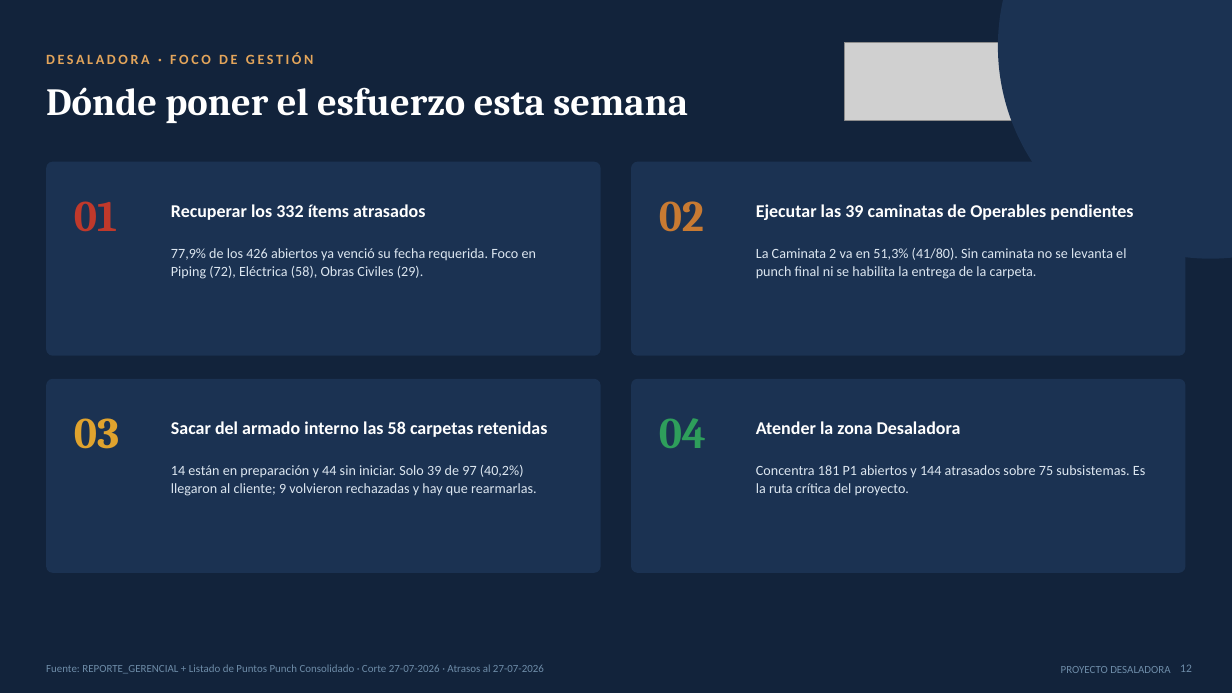
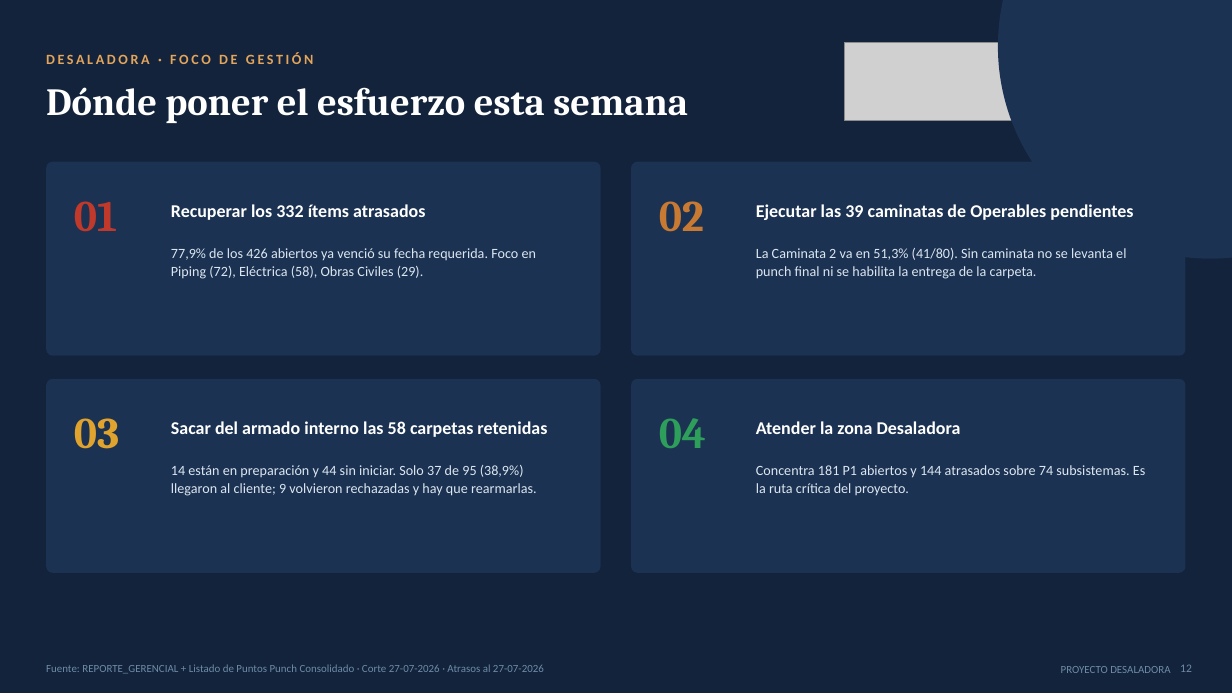
Before and after one commit to tdkvalex/Dashboard-HSEQ, a slide deck: slide 12 of panel_control_TOP_P1/Panel_Control_TOP_P1.pptx. Drawn at 1232x693 pixels with LibreOffice and Linux fonts; fonts in the diff are those of the drawing; grey boxes stand for pictures. Boxes give left, top, right and bottom in pixels: in the first picture for what was removed or moved away, otherwise in the second. Text is boxed around its words. In the diff, an @@ line names an element or a change of style, - is before the commit and + after.

```diff
--- a/panel_control_TOP_P1/Panel_Control_TOP_P1.pptx
+++ b/panel_control_TOP_P1/Panel_Control_TOP_P1.pptx
@@ text at <box>171,465,537,496</box>: text changed @@
-14 están en preparación y 44 sin iniciar. Solo 39 de 97 (40,2%) llegaron al cliente; 9 volvieron rechazadas y hay que rearmarlas.
+14 están en preparación y 44 sin iniciar. Solo 37 de 95 (38,9%) llegaron al cliente; 9 volvieron rechazadas y hay que rearmarlas.
@@ text at <box>756,465,1145,495</box>: text changed @@
-Concentra 181 P1 abiertos y 144 atrasados sobre 75 subsistemas. Es la ruta crítica del proyecto.
+Concentra 181 P1 abiertos y 144 atrasados sobre 74 subsistemas. Es la ruta crítica del proyecto.
```
Also in this commit, not shown: 3 other slides changed, 7 other files.
